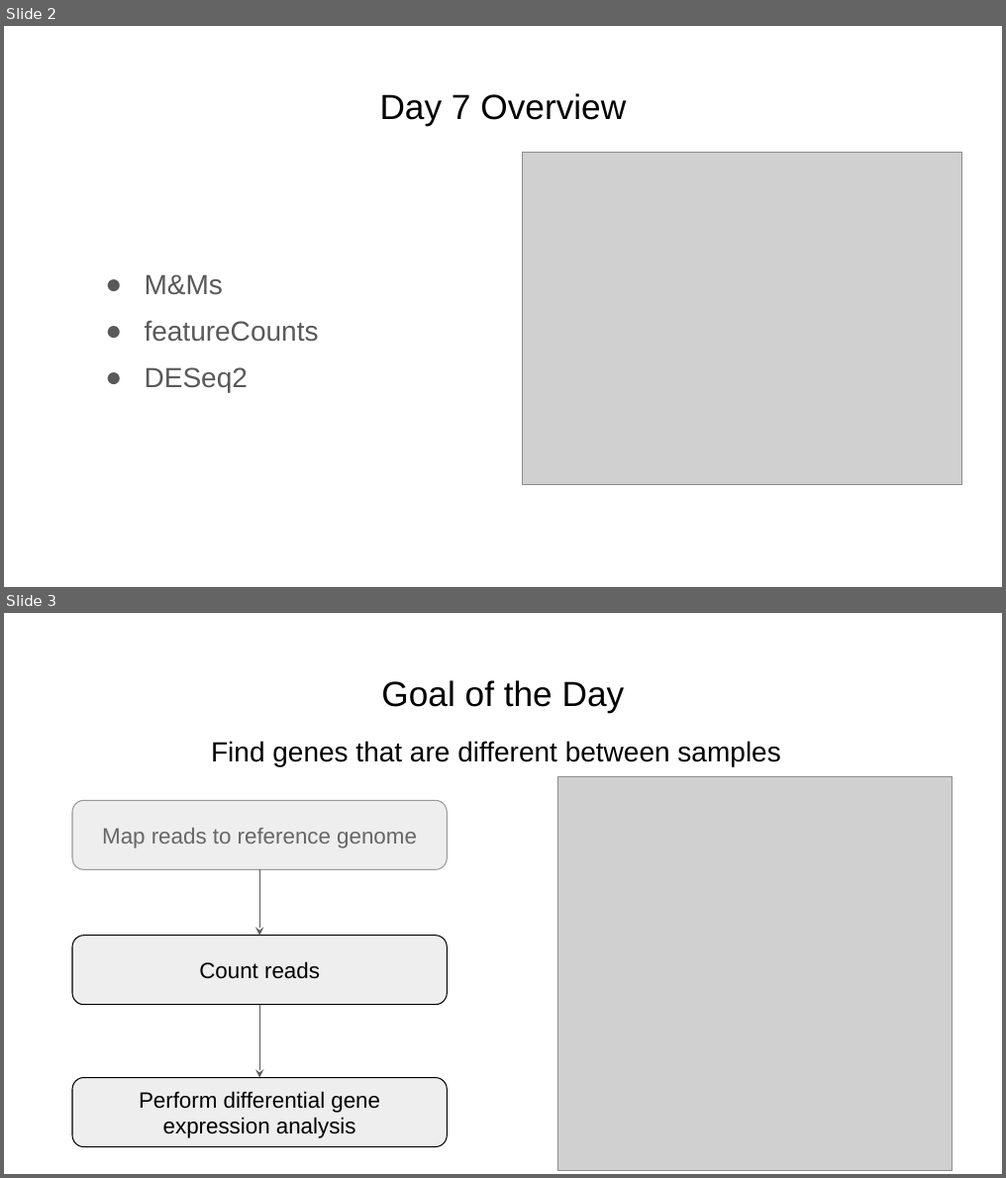
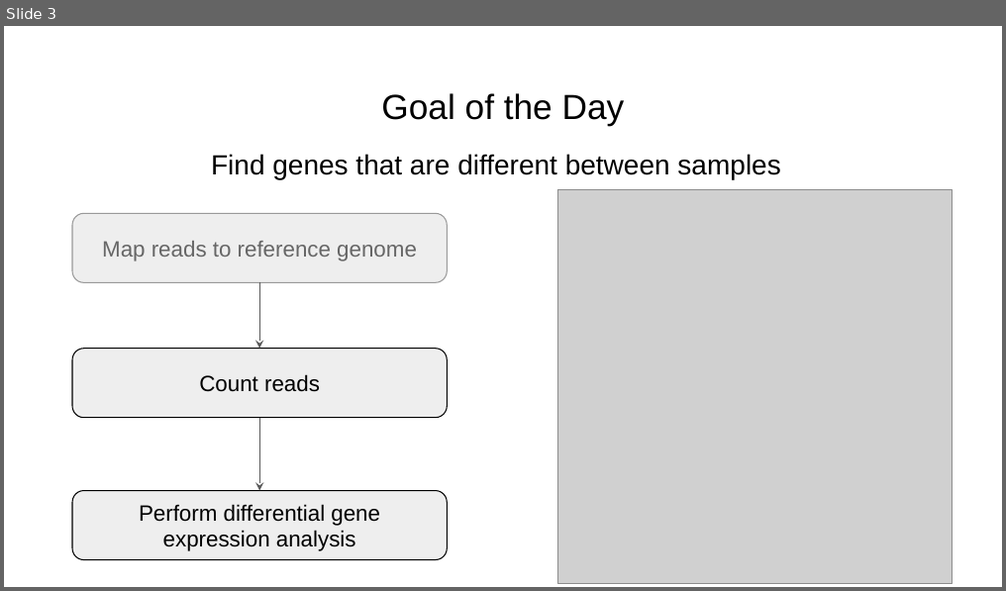
Before and after one commit to Dowell-Lab/srworkshop, a slide deck: projectB/day07/slides/Day7_slides.pptx. Shown one above the other, each under a label of ours: slides 2 and 3 before the commit, slide 3 after it. The pictures are 1006x1178 and 1006x591 pixels, drawn with LibreOffice and Linux fonts; fonts in the diff are those of the drawing; grey boxes stand for pictures. Boxes give left, top, right and bottom in pixels: in the first picture for what was removed or moved away, otherwise in the second. Text is boxed around its words. In the diff, an @@ line names an element or a change of style, - is before the commit and + after.

```diff
--- a/projectB/day07/slides/Day7_slides.pptx
+++ b/projectB/day07/slides/Day7_slides.pptx
@@ slide 2 removed at (x1=4, y1=26, x2=1002, y2=587), background #FFFFFF @@
@@ title removed at (x1=380, y1=93, x2=626, y2=125) @@
-Day 7 Overview
@@ picture removed at (x1=523, y1=152, x2=962, y2=485) @@
@@ text removed at (x1=145, y1=274, x2=319, y2=392) @@
-● M&Ms
-● featureCounts
-● DESeq2
```
Also in this commit, not shown: 2 slides changed, 1 slide added, 1 other slide removed, 2 other files.
